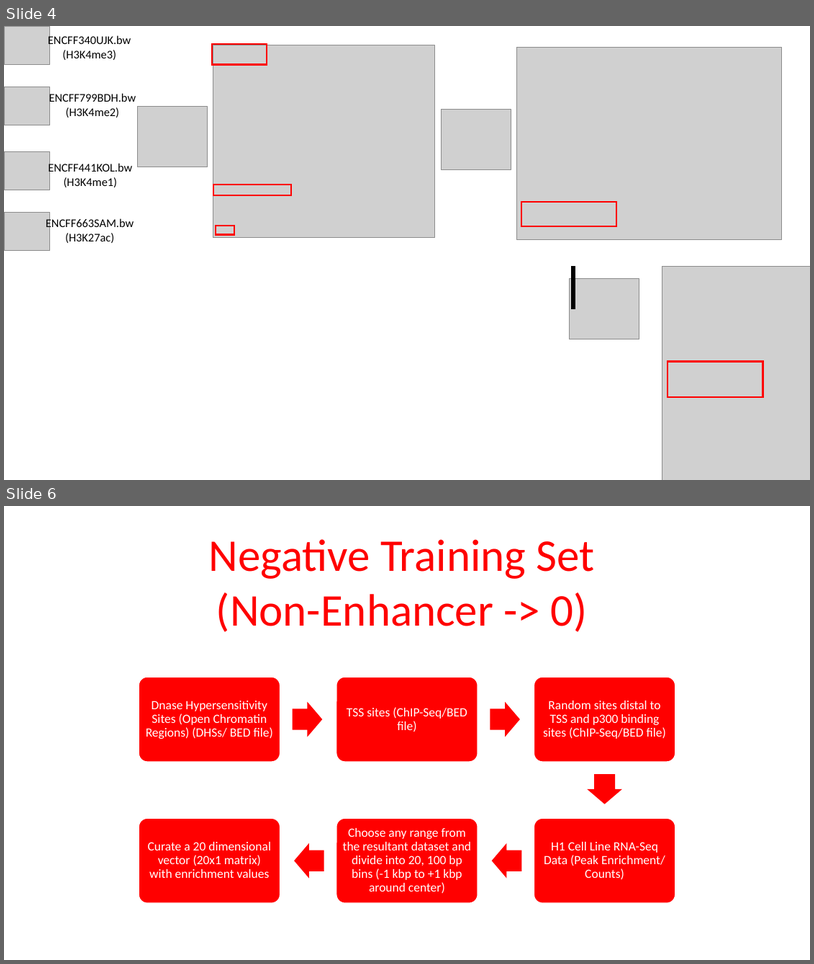
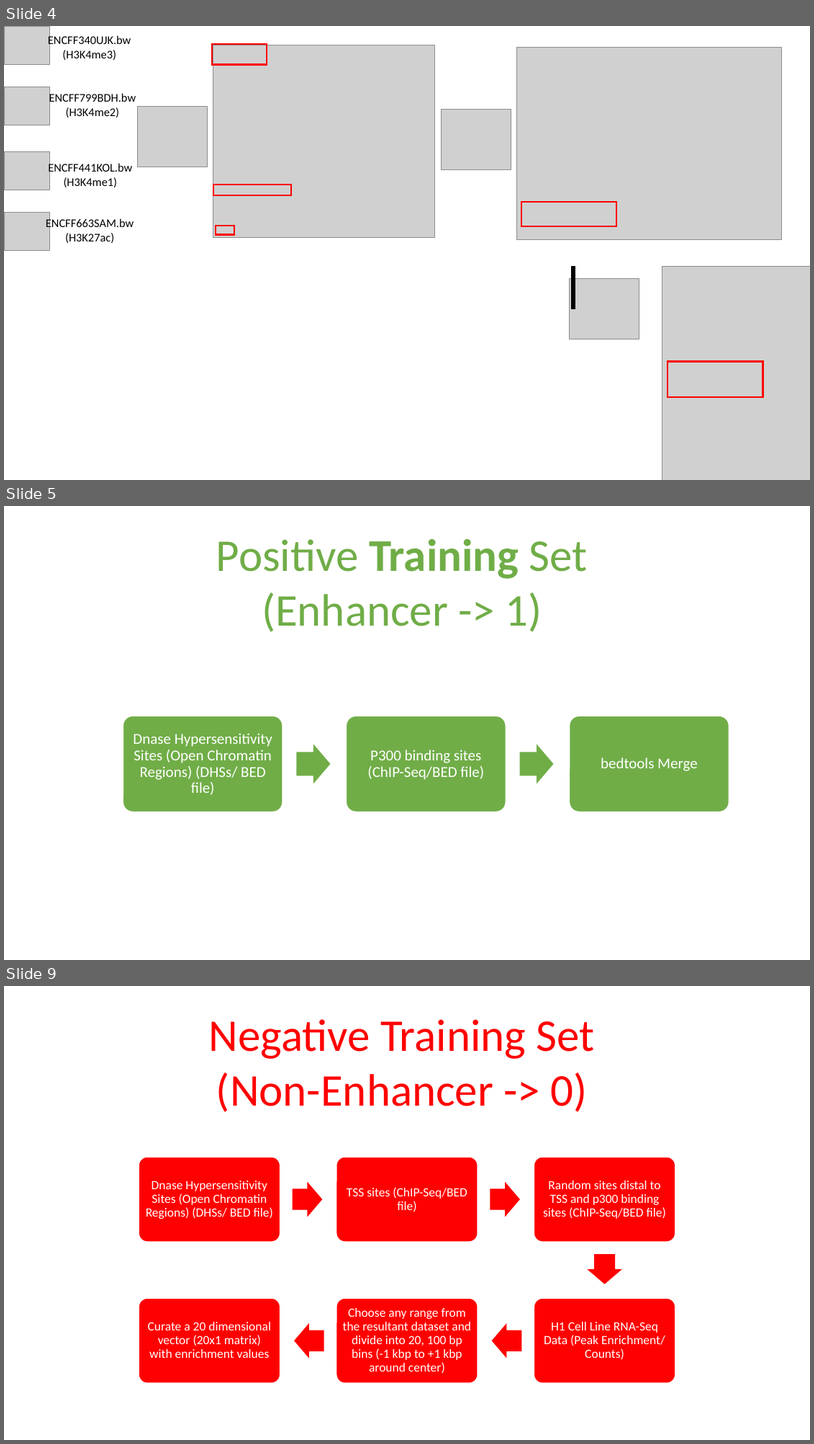
Before and after one commit to shauryajauhari/MachineLearning, a slide deck: Machine_Learning_Deep_Learning/data/Dataset_Preparation_EP_DL.pptx. Shown one above the other, each under a label of ours: slides 4 and 6 before the commit, slides 4, 5 and 9 after it; the slides between them are not shown. The pictures are 814x964 and 814x1444 pixels, drawn with LibreOffice and Linux fonts; fonts in the diff are those of the drawing; grey boxes stand for pictures. Boxes give left, top, right and bottom in pixels: in the first picture for what was removed or moved away, otherwise in the second. Text is boxed around its words. In the diff, an @@ line names an element or a change of style, - is before the commit and + after.

```diff
--- a/Machine_Learning_Deep_Learning/data/Dataset_Preparation_EP_DL.pptx
+++ b/Machine_Learning_Deep_Learning/data/Dataset_Preparation_EP_DL.pptx
@@ slide 5 added at bbox=[4, 506, 810, 960], background #FFFFFF @@
@@ text added at bbox=[216, 539, 588, 632], 54 pt, text #70AD47 @@
+Positive Training Set
+(Enhancer -> 1)
@@ group added at bbox=[124, 716, 729, 811]: 3 rounded rectangles, 3 texts, 2 right arrows @@
+Dnase Hypersensitivity Sites (Open Chromatin Regions) (DHSs/ BED file)
+P300 binding sites (ChIP-Seq/BED file)
+bedtools Merge
@@ what was slide 6 is now slide 9 @@
```
Also in this commit, not shown: 2 slides changed, 2 other slides added, 2 other files.
